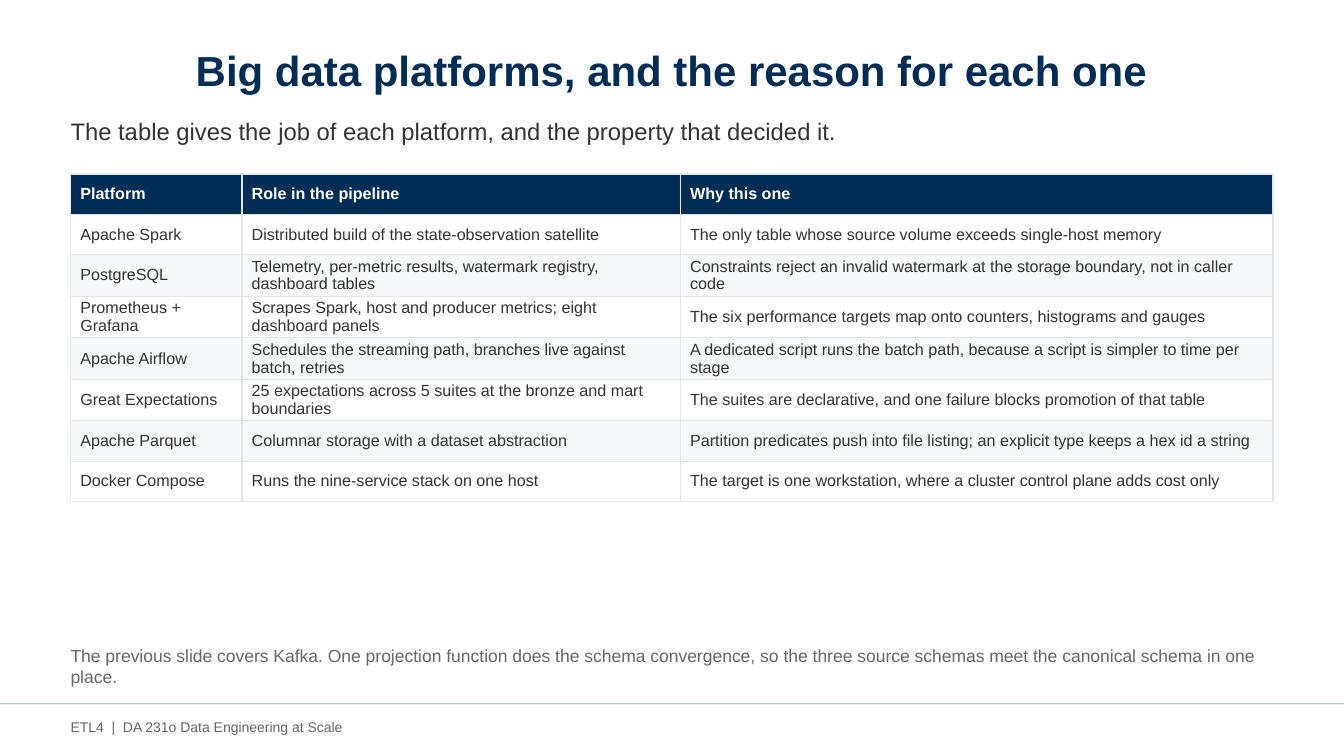
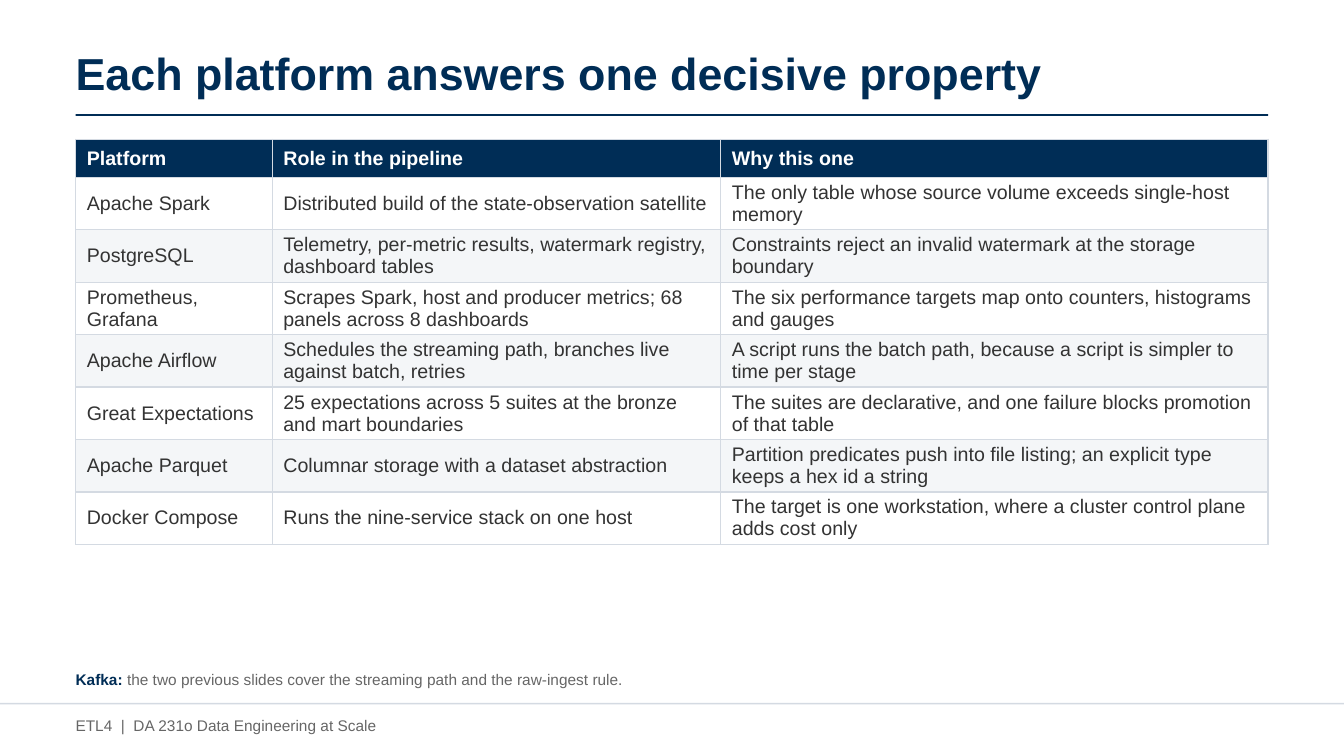
Before and after one commit to AvinashKompalli/Clean-Flight-Paths-from-Noisy-Aircraft-Data-at-Scale, a slide deck: slide 11 of etl4/docs/ETL4_Project_Presentation.pptx (slide 9 before the commit). Drawn at 1344x756 pixels with LibreOffice and Linux fonts; fonts in the diff are those of the drawing. Boxes give left, top, right and bottom in pixels: in the first picture for what was removed or moved away, otherwise in the second. Text is boxed around its words. In the diff, an @@ line names an element or a change of style, - is before the commit and + after.

```diff
--- a/etl4/docs/ETL4_Project_Presentation.pptx
+++ b/etl4/docs/ETL4_Project_Presentation.pptx
@@ title at box(76, 57, 1041, 99): text changed; size 30 to 32 pt @@
-Big data platforms, and the reason for each one
+Each platform answers one decisive property
@@ line added from (76, 115) to (1268, 115), #002D56 1.25 pt @@
@@ text removed at box(71, 122, 835, 145) @@
-The table gives the job of each platform, and the property that decided it.
@@ table at box(76, 139, 1268, 543) @@
-row 3, column 3: Constraints reject an invalid watermark at the storage boundary, not in caller code
+row 3, column 3: Constraints reject an invalid watermark at the storage boundary
-row 4, column 1: Prometheus + Grafana
+row 4, column 1: Prometheus, Grafana
-row 4, column 2: Scrapes Spark, host and producer metrics; eight dashboard panels
+row 4, column 2: Scrapes Spark, host and producer metrics; 68 panels across 8 dashboards
-row 5, column 3: A dedicated script runs the batch path, because a script is simpler to time per stage
+row 5, column 3: A script runs the batch path, because a script is simpler to time per stage
@@ fill #F7F8FA to #F4F6F8 in 9 cells @@
@@ size 11.5 to 14 pt in "Platform", "Role in the pipeline", "Why this one", "Apache Spark" and 16 more places @@
@@ borders changed @@
@@ table: place and size @@
-table at box(71, 174, 1273, 494)
+table at box(76, 139, 1268, 543)
@@ text at box(76, 674, 623, 688): text changed; size 12.5 to 11 pt @@
-The previous slide covers Kafka. One projection function does the schema convergence, so the three source schemas meet the canonical schema in one place.
+Kafka: the two previous slides cover the streaming path and the raw-ingest rule.
@@ line (0, 704) - (1344, 704): stroke #BFC8D6 1 pt to #D4DAE2 1 pt @@
@@ text "ETL4 | DA 231o Data ..." at box(76, 720, 377, 734): size 10 to 11 pt @@
```
Also in this commit, not shown: 19 other slides changed, 4 slides added, 1 other file.
